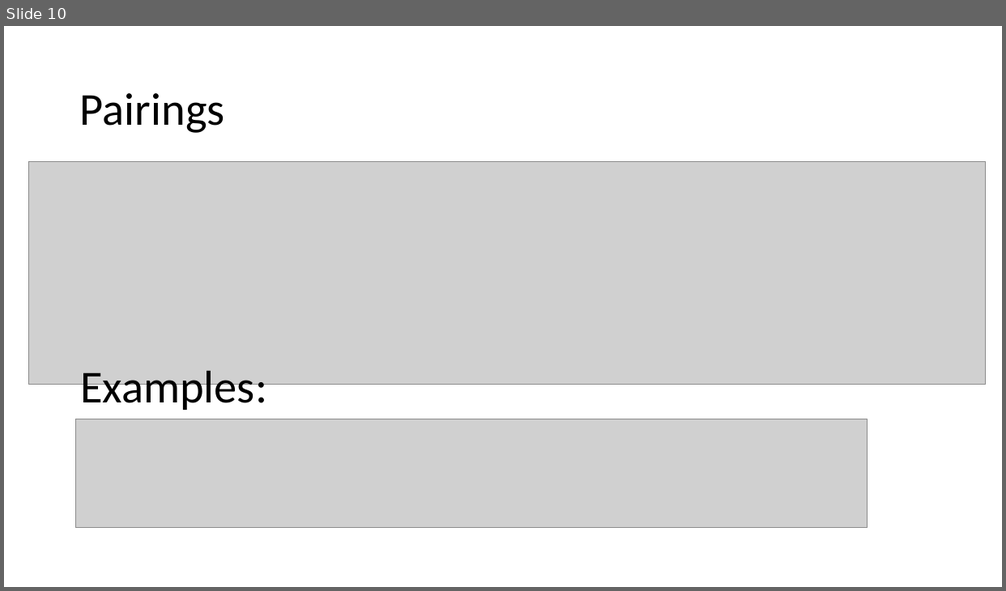
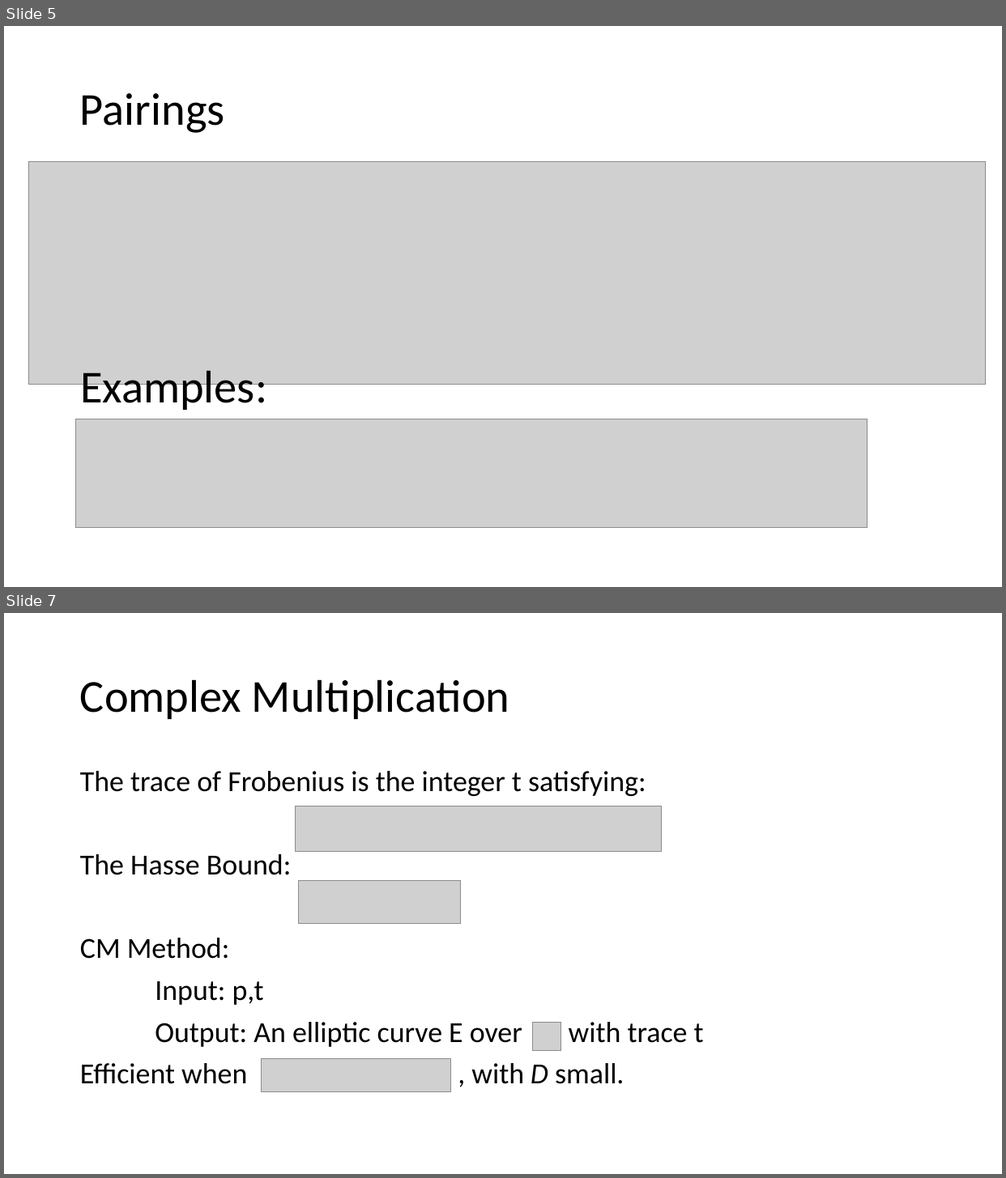
Before and after one commit to Srizzle/CS276-Project-Writeup, a slide deck: Presentation.ppt.pptx. Shown one above the other, each under a label of ours: slide 10 before the commit, slides 5 and 7 after it; the slides between them are not shown. The pictures are 1006x591 and 1006x1178 pixels, drawn with LibreOffice and Linux fonts; fonts in the diff are those of the drawing; grey boxes stand for pictures. Boxes give left, top, right and bottom in pixels: in the first picture for what was removed or moved away, otherwise in the second. Text is boxed around its words. In the diff, an @@ line names an element or a change of style, - is before the commit and + after.

```diff
--- a/Presentation.ppt.pptx
+++ b/Presentation.ppt.pptx
@@ slide 7 added at <box>4,613,1002,1174</box>, background #FFFFFF @@
@@ title added at <box>80,679,510,719</box>, 44 pt, text #000000 @@
+Complex Multiplication
@@ text added at <box>80,771,704,1084</box>, 28 pt, text #000000 @@
+The trace of Frobenius is the integer t satisfying:
+The Hasse Bound:
+CM Method:
+Input: p,t
+Output: An elliptic curve E over with trace t
+Efficient when , with D small.
@@ picture added at <box>296,807,661,852</box> @@
@@ picture added at <box>298,880,461,923</box> @@
@@ picture added at <box>533,1023,562,1051</box> @@
@@ picture added at <box>261,1059,451,1093</box> @@
@@ what was slide 10 is now slide 5 @@
```
Also in this commit, not shown: 1 slide changed, 2 other slides added, 6 slides removed, 8 other files.
